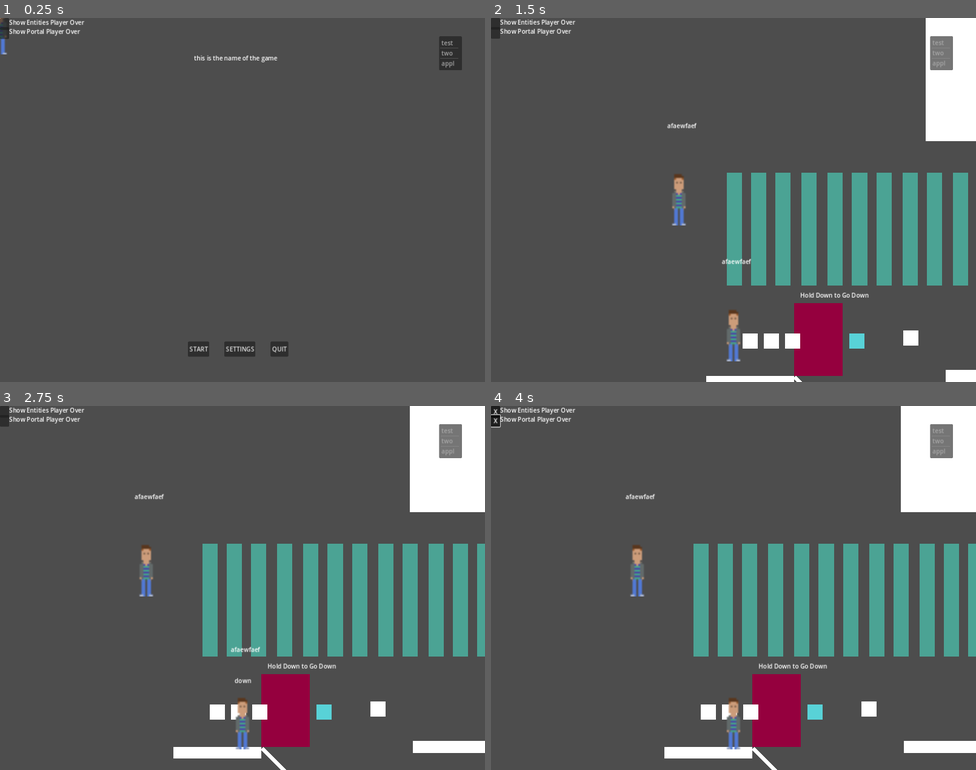
Above: before the commit, frames 1-4 (two rows, left to right).
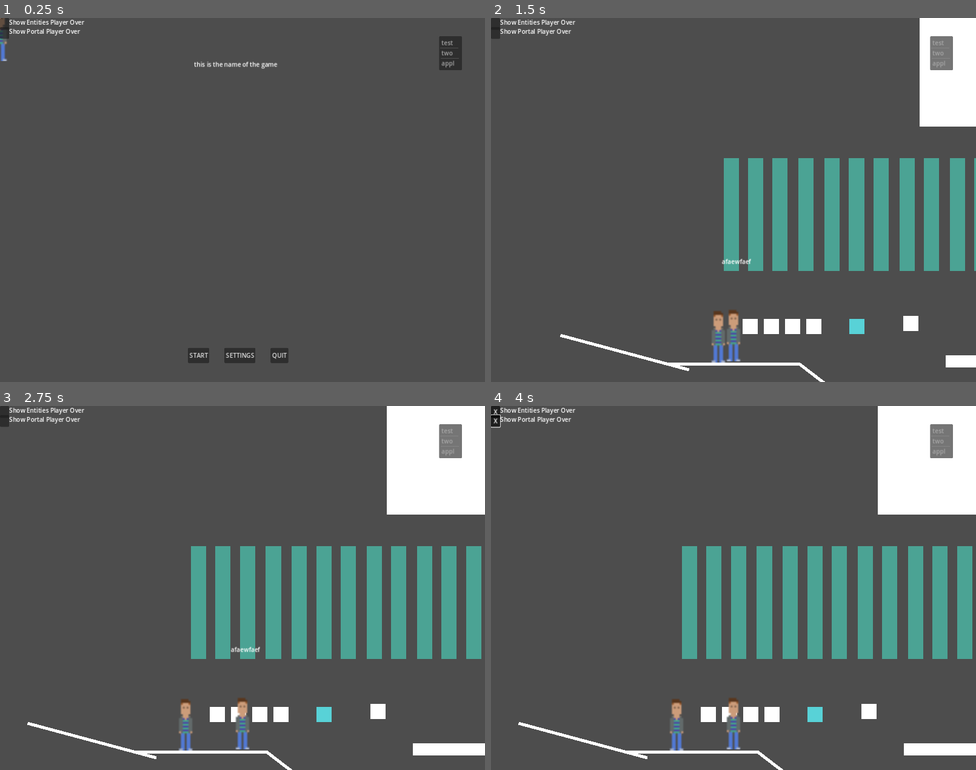
Above: after the commit, the same moments.

Repository: adamsocki/test_godot
Game: Godot game, scene res://game_manager.tscn
Same seed, same stepped clock (60 frames per second), same inputs: the game is played once before the commit and once after it.
Inputs (mouse positions are in pixels of both pictures, inside the frame that each line leads up to):
- Up to frame 1 (0.25 s): no input
- Up to frame 2 (1.5 s): click "START" at 0.5 s; move the mouse to (840, 181) at 1.27 s; hold D (move_right) from 1.28 s (still down); tap X (pick_up) at 1.35 s
- Up to frame 3 (2.75 s): tap Space (space_bar) at 1.55, 2.1 s; move the mouse to (145, 606) at 2.02 s; release D (move_right) at 2.03 s; hold Down (move_down) from 2.03 s (still down); tap X (pick_up) at 2.3 s
- Up to frame 4 (4 s): release Down (move_down) at 2.75 s; click "Show Entities Player Over" at 2.75 s; click "Show Portal Player Over" at 3.5 s

The runs differ from the first frame. In frame 1, 1.0% of the frame differs, in the area x 0-95%, y 0-95%; in frame 2, 12%; in frame 3, 20%, in the area x 2-100%, y 0-100%; in frame 4, 20%.

Commit message:
init new movement

Diff:
--- a/game1_2D/constants.gd
+++ b/game1_2D/constants.gd
@@ -59,3 +59,8 @@
 {
 	UP, DOWN
 }
+
+enum GroundType
+{
+	FLOOR, STAIRS
+}
--- a/game1_2D/game_manager.tscn
+++ b/game1_2D/game_manager.tscn
@@ -22,6 +22,7 @@
 script = ExtResource("5_64fn8")
 
 [node name="Player" parent="PlayerManager" instance=ExtResource("6_0nryj")]
+visible = false
 
 [node name="UIManager" parent="." instance=ExtResource("1_ibcoc")]
 
--- a/game1_2D/ground.gd
+++ b/game1_2D/ground.gd
@@ -1,15 +1,18 @@
 extends StaticBody2D
 
 
+var is_on_ground = false
+@export var ground_type : Constants.GroundType
 
 
-
-# Called when the node enters the scene tree for the first time.
-func _ready():
-
-	pass # Replace with function body.
+func _on_area_2d_body_entered(body):
+	if ground_type == Constants.GroundType.STAIRS:
+		is_on_ground = true
+		body.on_stairs = true
+		print("stairs")
 
 
-# Called every frame. 'delta' is the elapsed time since the previous frame.
-func _process(delta):
-	pass
+func _on_area_2d_body_exited(body):
+	if ground_type == Constants.GroundType.STAIRS:
+		is_on_ground = false
+		body.on_stairs = false
--- a/game1_2D/ground.tscn
+++ b/game1_2D/ground.tscn
@@ -1,4 +1,6 @@
-[gd_scene load_steps=3 format=3 uid="uid://6obukx56sac1"]
+[gd_scene load_steps=4 format=3 uid="uid://6obukx56sac1"]
+
+[ext_resource type="Script" path="res://ground.gd" id="1_lhksd"]
 
 [sub_resource type="RectangleShape2D" id="RectangleShape2D_h2t4d"]
 size = Vector2(8, 8)
@@ -8,6 +10,8 @@
 
 [node name="ground" type="StaticBody2D"]
 collision_layer = 2
+script = ExtResource("1_lhksd")
+ground_type = 1
 
 [node name="ColorRect" type="ColorRect" parent="."]
 offset_right = 8.0
@@ -24,3 +28,6 @@
 [node name="CollisionShape2D2" type="CollisionShape2D" parent="Area2D"]
 position = Vector2(4, -1)
 shape = SubResource("RectangleShape2D_r0alf")
+
+[connection signal="body_entered" from="Area2D" to="." method="_on_area_2d_body_entered"]
+[connection signal="body_exited" from="Area2D" to="." method="_on_area_2d_body_exited"]
--- a/game1_2D/levels/level_0.gd
+++ b/game1_2D/levels/level_0.gd
@@ -11,7 +11,7 @@
 	level_manager = get_parent()
 	player.visible = false
 	player.position = $PlayerStart.position
-
+	player.gravity = 0.0
 
 func update_level(delta):
 	pass
--- a/game1_2D/levels/level_1.gd
+++ b/game1_2D/levels/level_1.gd
@@ -10,6 +10,7 @@
 	player.visible = true
 	player.position = $Start.global_position
 	#$Player_False.queue_free()
+	player.gravity = 4000
 
 
 
--- a/game1_2D/levels/level_1.tscn
+++ b/game1_2D/levels/level_1.tscn
@@ -6,10 +6,12 @@
 [ext_resource type="PackedScene" uid="uid://b1vds5kpb31vp" path="res://key.tscn" id="4_nypv0"]
 [ext_resource type="PackedScene" uid="uid://1c481kjv62k7" path="res://portal.tscn" id="5_q3kg6"]
 [ext_resource type="PackedScene" uid="uid://w3wlyuwantv0" path="res://train.tscn" id="6_mdkb2"]
+[ext_resource type="PackedScene" uid="uid://6obukx56sac1" path="res://ground.tscn" id="7_p0bfa"]
 
 [node name="Level1" type="Node2D"]
-position = Vector2(-96, -64)
+position = Vector2(676, -448)
 script = ExtResource("1_o4g7v")
+metadata/_edit_horizontal_guides_ = []
 
 [node name="Door" parent="." instance=ExtResource("2_l6414")]
 position = Vector2(688, 416)
@@ -531,12 +533,6 @@
 offset_bottom = 40.0
 size_flags_horizontal = 6
 color = Color(0.294118, 0.639216, 0.580392, 1)
-
-[node name="ColorRect" type="ColorRect" parent="."]
-offset_left = 139.0
-offset_top = 656.0
-offset_right = 747.0
-offset_bottom = 688.0
 
 [node name="ColorRect2" type="ColorRect" parent="."]
 offset_left = 800.0
@@ -583,8 +579,7 @@
 disable_mode = 1
 
 [node name="Start" type="Node2D" parent="."]
-visible = false
-position = Vector2(200, 360)
+position = Vector2(200, 464)
 scale = Vector2(5, 5)
 
 [node name="Sprite2D" type="Sprite2D" parent="Start"]
@@ -623,7 +618,8 @@
 door_access = NodePath("../Door")
 
 [node name="Portal" parent="." instance=ExtResource("5_q3kg6")]
-position = Vector2(400, 344)
+position = Vector2(-196, -1183)
+scale = Vector2(0.981853, 1.02141)
 portal_label = "Hold Down to Go Down"
 portal_end = 0
 up_or_down = 1
@@ -636,9 +632,49 @@
 position = Vector2(2584, 776)
 
 [node name="floor" parent="." instance=ExtResource("2_l6414")]
+visible = false
 position = Vector2(168, 536)
 scale = Vector2(5.794, 0.757045)
 
 [node name="floor2" parent="." instance=ExtResource("2_l6414")]
 position = Vector2(608, 952)
 scale = Vector2(8.95576, 0.658146)
+
+[node name="ground" parent="." instance=ExtResource("7_p0bfa")]
+position = Vector2(64, 540)
+scale = Vector2(43.96, 1)
+ground_type = 0
+
+[node name="ground2" parent="." instance=ExtResource("7_p0bfa")]
+position = Vector2(-216, 464)
+rotation = 0.261799
+scale = Vector2(43.96, 1)
+ground_type = 0
+
+[node name="ground3" parent="." instance=ExtResource("7_p0bfa")]
+position = Vector2(416, 540)
+rotation = 0.654134
+scale = Vector2(44.0412, 1.00185)
+ground_type = 0
+
+[node name="ground4" parent="." instance=ExtResource("7_p0bfa")]
+position = Vector2(664, 730)
+rotation = 0.654134
+scale = Vector2(43.96, 1)
+ground_type = 0
+
+[node name="Area2D" type="Area2D" parent="."]
+position = Vector2(-4, 554)
+
+[node name="StaticBody2D" type="StaticBody2D" parent="Area2D"]
+collision_layer = 3
+collision_mask = 3
+
+[node name="CollisionPolygon2D2" type="CollisionPolygon2D" parent="Area2D/StaticBody2D"]
+position = Vector2(0, -8)
+polygon = PackedVector2Array(0, 0, 88, 0, 160, 0, 160, 0, 160, 32, 0, 32)
+
+[node name="CollisionPolygon2D" type="CollisionPolygon2D" parent="Area2D"]
+position = Vector2(0, -44.2)
+scale = Vector2(1, 2.0625)
+polygon = PackedVector2Array(0, 0, 88, 0, 160, 0, 160, 0, 160, 32, 0, 32)
--- a/game1_2D/player.gd
+++ b/game1_2D/player.gd
@@ -1,9 +1,9 @@
 extends CharacterBody2D
 
 
-@export var speed = 200
+@export var speed = 12000
 @export var jump_speed = -1800
-@export var gravity = 4000
+var gravity = 400
 
 
 var player_moving = false
@@ -15,7 +15,9 @@
 var can_move_up = false
 var portal_type : Constants.PortalType
 var on_portal = false
-var stair_speed = 100
+var on_stairs = false
+var stair_speed = 90
+var direction = Vector2.ZERO
 
 
 func has_entity(entity_id):
@@ -35,77 +37,156 @@
 	player_state = Constants.PlayerState.idle
 	portal_type = Constants.PortalType.BLANK
 
+#func _physics_process(delta):
+#	pass
+#
+#func update_direction():
+#	direction.x = Input.get_action_strength("move_right") - Input.get_action_strength("move_left")
+#	velocity.x = direction.x * speed
+#	#if not velocity.x == 0:
+#
+##	if Input.is_action_pressed("move_left"):
+##		velocity.x -= 1
+###		if (can_move_down):
+###			pass
+###		if (can_move_up):
+###			pass
+##	if Input.is_action_pressed("move_right"):
+##		velocity.x += 1
+##		if (can_move_down):
+#			pass
+#		if (can_move_up):
+#			pass
+
+#func _unhandled_input(event):
+##	if event.is_action("move_right") or event.is_action("move_left"):
+#	#		update_direction()
+#	pass
+
+
 func update_player(delta):
-	to_move = true
+
+	#to_move = true
+	#update_movement()
+	#velocity += speed * delta
+
 	velocity = Vector2.ZERO
 
 	# HORIZONTAL (with VERTICAL) Movement Controller
-#	if Input.is_action_pressed("move_left"):
-#		velocity.x -= 1
+	if Input.is_action_pressed("move_left"):
+		velocity.x -= 1
+	if Input.is_action_pressed("move_right"):
+		velocity.x += 1
+
+	velocity.x *= delta * speed
+	velocity.y += gravity * delta
+
+	move_and_slide()
+
 #		if (can_move_down):
 #			pass
 #		if (can_move_up):
 #			pass
-#	if Input.is_action_pressed("move_right"):
-#		velocity.x += 1
+
 #		if (can_move_down):
 #			pass
 #		if (can_move_up):
 #			pass
 
-	velocity.y += gravity * delta
-
-	# Input affects x axis only
-	if on_portal:
-		velocity.y = -stair_speed
-	else:
-		velocity.x = Input.get_axis("move_left", "move_right") * speed
-
-	move_and_slide()
-
-	# Down Movement Trigger
-	if (Input.is_action_pressed("move_down")):
-		can_move_down = true
-		$Debug/down_pressed.visible = true
-
-
-	if (Input.is_action_just_released("move_down")):
-		can_move_down = false
-		$Debug/down_pressed.visible = false
-
-	# Up Movement Trigger
-	if (Input.is_action_pressed("move_up")):
-		can_move_up = true
-	if (Input.is_action_just_released("move_up")):
-		can_move_up = false
-
-
-
-	if Input.is_action_just_pressed("pick_up"):
-		if $InventoryManager.can_pickup_entity:
-			print("can")
-			if (current_over_entity != null):
-				print("notNull")
-				$InventoryManager.add_to_inventory(current_over_entity)
-				current_over_entity = null
-
-	if Input.is_action_pressed("move_down"):
-		if portal_type != null:
-			pass
-			#velocity.y -1 =
-
-	if Input.is_action_just_pressed("space_bar"):
-		print(1)
-		if (current_over_entity != null && current_over_entity.space_to_trigger):
-			print(2)
-#			current_over_entity.try_to_open = true
-			current_over_entity.trigger_entity_by_player()
-#			current_over_entity.try_to_open = true
-
-
-
-
-
+#	velocity.y +=  delta
+#	var ray_collider = $RayCast2D.get_collider()
+#	if ray_collider:
+#
+#		if ray_collider.is_in_group("ground"):
+#			if $RayCast2D.get_collider().ground_type == Constants.GroundType.STAIRS:
+#				#assert()
+#				on_stairs = true
+#			else:
+#				on_stairs = false
+#
+#	if on_stairs:
+#		#velocity.x = Input.get_axis("move_left", "move_right") * speed
+#
+#		var new_velocity = calculate_stair_velocity()
+#		velocity.x = Input.get_axis("move_left", "move_right") * speed * new_velocity.x
+#		velocity.y = -new_velocity.y  * 1000# Implement the function to adjust the stair movement
+#		#velocity.x = 0
+#		print("Hi")
+#	else:
+#		velocity.x = Input.get_axis("move_left", "move_right") * speed
+#
+#	move_and_slide()
+#
+#	# Down Movement Trigger
+#	if (Input.is_action_pressed("move_down")):
+#		can_move_down = true
+#		$Debug/down_pressed.visible = true
+#
+#
+#	if (Input.is_action_just_released("move_down")):
+#		can_move_down = false
+#		$Debug/down_pressed.visible = false
+#
+#	# Up Movement Trigger
+#	if (Input.is_action_pressed("move_up")):
+#		can_move_up = true
+#	if (Input.is_action_just_released("move_up")):
+#		can_move_up = false
+#
+#
+#
+#	if Input.is_action_just_pressed("pick_up"):
+#		if $InventoryManager.can_pickup_entity:
+#			print("can")
+#			if (current_over_entity != null):
+#				print("notNull")
+#				$InventoryManager.add_to_inventory(current_over_entity)
+#				current_over_entity = null
+#
+#	if Input.is_action_pressed("move_down"):
+#		if portal_type != null:
+#			pass
+#			#velocity.y -1 =
+#
+#	if Input.is_action_just_pressed("space_bar"):
+#		print(1)
+#		if (current_over_entity != null && current_over_entity.space_to_trigger):
+#			print(2)
+##			current_over_entity.try_to_open = true
+#			current_over_entity.trigger_entity_by_player()
+##			current_over_entity.try_to_open = true
+#	print($RayCast2D.get_collider())
+
+
+#
+#func calculate_stair_velocity() -> Vector2:
+#	var raycast_result = $RayCast2D.get_collider()
+#	if  $RayCast2D.is_colliding():
+#		var normal = $RayCast2D.get_collision_normal()
+#		print(normal)
+#
+#		var up_vector = Vector2(0, -1)
+#
+#		# Calculate the dot product to determine the angle between the stairs and the player's movement
+#		var angle = normal.angle_to(up_vector)
+#
+#		# To keep the movement smooth, you can use a factor to control the speed on stairs
+#		# Adjust this factor to control how fast the player moves on stairs
+#		var stair_speed_factor = 0.6
+#
+#		# Calculate the stair velocity based on the angle and the stair_speed_factor
+#		var stair_velocity = Vector2(cos(angle), sin(angle)) * 10 * stair_speed_factor
+#
+#		# Depending on the orientation of the stairs, the player might need to move upwards or downwards
+#		# You can adjust the stair velocity direction based on the sign of the dot product
+#		if normal.x < 0:
+#			stair_velocity.x = stair_velocity.x
+#		stair_velocity.y = -stair_velocity.y
+#
+#		#print(stair_velocity)
+#		return stair_velocity
+#	else:
+#		return Vector2.ZERO
 
 
 
--- a/game1_2D/player.tscn
+++ b/game1_2D/player.tscn
@@ -5,7 +5,7 @@
 [ext_resource type="Script" path="res://InventoryManager.gd" id="3_icee5"]
 
 [sub_resource type="RectangleShape2D" id="RectangleShape2D_0eb76"]
-size = Vector2(7.8, 27.5)
+size = Vector2(7.8, 28.75)
 
 [node name="Player" type="CharacterBody2D"]
 collision_mask = 2
@@ -16,6 +16,7 @@
 texture = ExtResource("2_552pj")
 
 [node name="CollisionShape2D" type="CollisionShape2D" parent="."]
+position = Vector2(0, 3.125)
 scale = Vector2(5, 5)
 shape = SubResource("RectangleShape2D_0eb76")
 
@@ -44,3 +45,9 @@
 offset_right = 40.0
 offset_bottom = 23.0
 text = "down"
+
+[node name="RayCast2D" type="RayCast2D" parent="."]
+visible = false
+position = Vector2(0, 73)
+target_position = Vector2(1, 74)
+collision_mask = 2
--- a/game1_2D/portal.gd
+++ b/game1_2D/portal.gd
@@ -7,45 +7,43 @@
 @export var portal_ender_vector : Vector2
 
 var player_in_portal_trigger = false
+var portal_angle : float
 
-var portal_angle : float
 @export var floor_thickness : float
-
 @export var portal_end : Constants.PortalSide
+@export var up_or_down : Constants.UpOrDown
 
 var portal_other_side
-
 var body_in_portal_ref
-
-@export var up_or_down : Constants.UpOrDown
 
 
 # Called when the node enters the scene tree for the first time.
 func _ready():
-	if (portal_end == Constants.PortalSide.SIDE_A):
-		portal_other_side = $Portal
-		# calculate distance
-		var position__ = self.get_position()
-		var a2 = portal_other_side.position.x * portal_other_side.position.x
-		var b2 = portal_other_side.position.y * portal_other_side.position.y
-		var h = sqrt(a2 + b2)
-		$Floor.set_scale(Vector2(h * 0.125, floor_thickness * 0.125))
-
-		#calc angle
-		portal_angle = atan2(portal_other_side.position.y, portal_other_side.position.x)
-		$Floor.rotate(portal_angle)
-		portal_other_side.portal_angle = portal_angle
-		$Floor.position.y += 192
-		$Floor.position.x +=  floor_thickness / 2
-
-
-	elif (portal_end == Constants.PortalSide.SIDE_B):
-		portal_other_side = self.get_parent()
-		$Floor.visible = false
-
-	$Portal_Label.set_text(portal_label)
-
-	pass # Replace with function body.
+#	if (portal_end == Constants.PortalSide.SIDE_A):
+#		portal_other_side = $Portal
+#		# calculate distance
+#		var position__ = self.get_position()
+#		var a2 = portal_other_side.position.x * portal_other_side.position.x
+#		var b2 = portal_other_side.position.y * portal_other_side.position.y
+#		var h = sqrt(a2 + b2)
+#		$Floor.set_scale(Vector2(h * 0.125, floor_thickness * 0.125))
+#
+#		#calc angle
+#		portal_angle = atan2(portal_other_side.position.y, portal_other_side.position.x)
+#		$Floor.rotate(portal_angle)
+#		portal_other_side.portal_angle = portal_angle
+#		$Floor.position.y += 192
+#		$Floor.position.x +=  floor_thickness / 2
+#
+#
+#	elif (portal_end == Constants.PortalSide.SIDE_B):
+#		portal_other_side = self.get_parent()
+#		$Floor.visible = false
+#
+#	$Portal_Label.set_text(portal_label)
+#
+#	pass # Replace with function body.
+	pass
 
 
 func get_portal_angle():
@@ -53,10 +51,11 @@
 
 # Called every frame. 'delta' is the elapsed time since the previous frame.
 func _process(delta):
-	if player_in_portal_trigger:
-		if body_in_portal_ref != null:
-			if body_in_portal_ref.can_move_down:
-				print("HI")
+	pass
+#	if player_in_portal_trigger:
+#		if body_in_portal_ref != null:
+#			if body_in_portal_ref.can_move_down:
+#				print("HI")
 				#$HorizontalGround.collision_mask = 0
 
 
Not shown: 1 places in game1_2D/levels/level_1.tscn that only renumber resources
